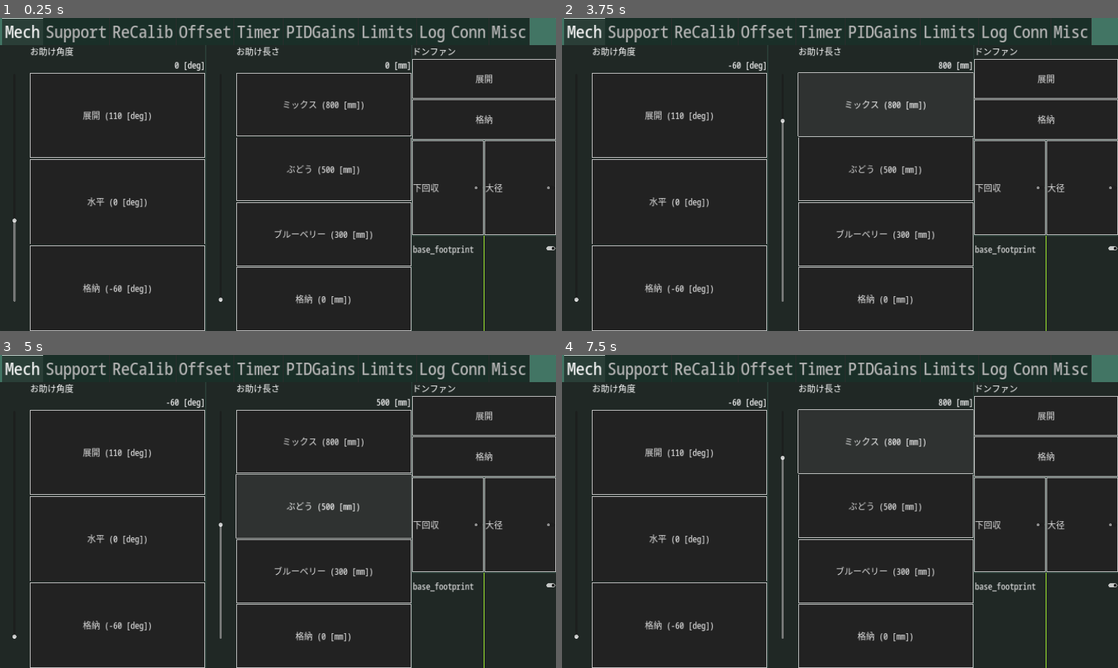
Above: before the commit, frames 1-4 (two rows, left to right).
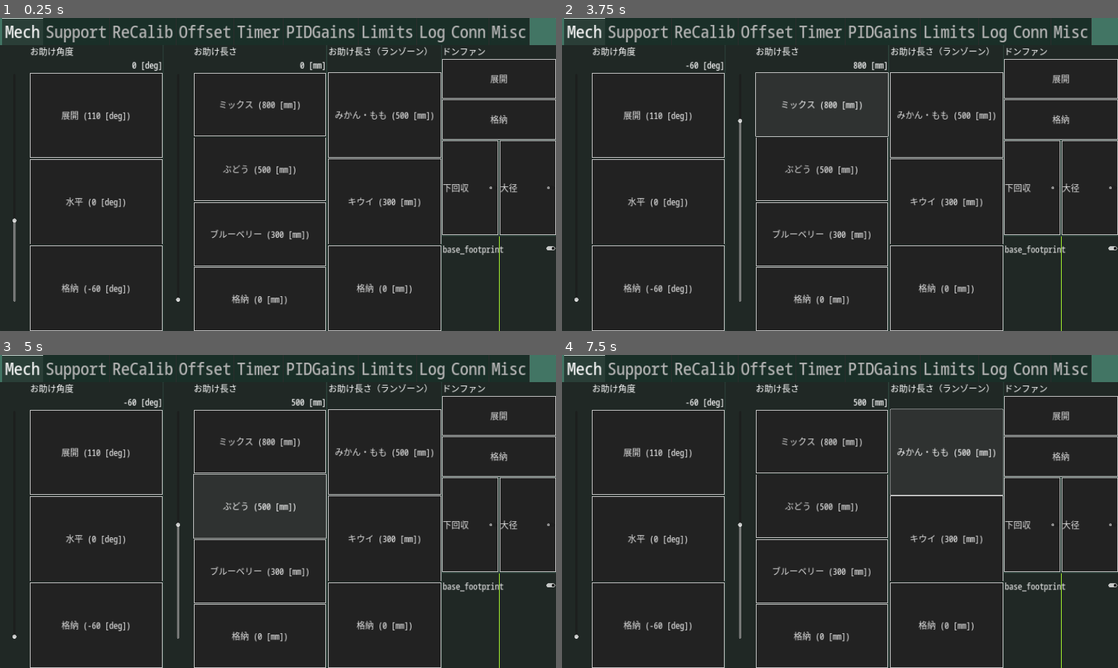
Above: after the commit, the same moments.

Repository: omuct-robotclub/nhk2023-team-a-controller
Game: Godot game, scene res://controls/controller.tscn
Two runs of this game, one before a commit and one after it. Both use one fixed random seed, a clock stepped at 60 frames per second and the inputs below.
Inputs (mouse positions are in pixels of both pictures, inside the frame that each line leads up to):
- Up to frame 1 (0.25 s): no input
- Up to frame 2 (3.75 s): click "格納" at 0.5 s; click "展開 (110 [deg])" at 1.25 s; click "水平 (0 [deg])" at 2 s; click "格納 (-60 [deg])" at 2.75 s; click "ミックス (800 [mm])" at 3.5 s
- Up to frame 3 (5 s): click "ぶどう (500 [mm])" at 4.25 s
- Up to frame 4 (7.5 s): click "ブルーベリー (300 [mm])" at 5 s; click "格納 (0 [mm])" at 5.75 s; click "展開" at 6.5 s; click (945, 452) at 7.25 s, where only the run after the commit has a clickable "みかん・もも (500 [mm])"

The runs differ from the first frame. In frame 1, 6.4% of the frame differs, in the area x 11-94%, y 9-100%; in frame 2, 6.9%; in frame 3, 6.8%; in frame 4, 7.0%.

Commit message:
add buttons for run zone

Diff:
--- a/controls/controller.tscn
+++ b/controls/controller.tscn
@@ -57,7 +57,6 @@
 grow_vertical = 2
 
 [node name="Mech" type="HBoxContainer" parent="MarginContainer/MainController/TabContainer"]
-visible = false
 layout_mode = 2
 size_flags_vertical = 3
 
@@ -104,6 +103,32 @@
 max_value = 1000.0
 preset_names = Array[String](["ミックス", "ぶどう", "ブルーベリー", "格納"])
 preset_values = Array[float]([800.0, 500.0, 300.0, 0.0])
+
+[node name="ArmLengthControllerRunZone" type="Panel" parent="MarginContainer/MainController/TabContainer/Mech"]
+layout_mode = 2
+size_flags_horizontal = 3
+size_flags_stretch_ratio = 0.7
+script = ExtResource("9_02u3r")
+
+[node name="Slider" parent="MarginContainer/MainController/TabContainer/Mech/ArmLengthControllerRunZone" instance=ExtResource("8_36cg0")]
+layout_mode = 1
+anchors_preset = 15
+anchor_right = 1.0
+anchor_bottom = 1.0
+offset_right = 0.0
+offset_bottom = 0.0
+grow_horizontal = 2
+grow_vertical = 2
+display_name = "お助け長さ（ランゾーン）"
+save_name = "arm_length_runzone"
+value_format = ""
+button_name_format = "%s (%0.0f [mm])"
+max_value = 1000.0
+preset_names = Array[String](["みかん・もも", "キウイ", "格納"])
+preset_values = Array[float]([500.0, 300.0, 0.0])
+
+[node name="Slider" parent="MarginContainer/MainController/TabContainer/Mech/ArmLengthControllerRunZone/Slider/MarginContainer" index="0"]
+visible = false
 
 [node name="VBoxContainer" type="VBoxContainer" parent="MarginContainer/MainController/TabContainer/Mech"]
 layout_mode = 2
@@ -217,6 +242,7 @@
 script = ExtResource("14_xppwc")
 
 [node name="Support" type="Panel" parent="MarginContainer/MainController/TabContainer"]
+visible = false
 layout_mode = 2
 script = ExtResource("4_yedj2")
 
@@ -568,6 +594,7 @@
 horizontal_alignment = 2
 script = ExtResource("19_57jgw")
 
+[editable path="MarginContainer/MainController/TabContainer/Mech/ArmLengthControllerRunZone/Slider"]
 [editable path="MarginContainer/MainController/TabContainer/PIDGains/Steer/SteerGainController"]
 [editable path="MarginContainer/MainController/TabContainer/PIDGains/ArmAngle/ArmAngleGainController"]
 [editable path="MarginContainer/MainController/TabContainer/PIDGains/ArmLength/ArmLengthGainController"]
--- a/scripts/slider_with_preset_buttons.gd
+++ b/scripts/slider_with_preset_buttons.gd
@@ -64,7 +64,8 @@
     f.store_line(JSON.stringify(data))
 
 func _on_value_changed(_value: float = 0.0) -> void:
-    current_value_label.text = value_format % slider.value
+    if value_format != "":
+        current_value_label.text = value_format % slider.value
 
 func _on_preset_changed() -> void:
     for c in buttons.get_children():
